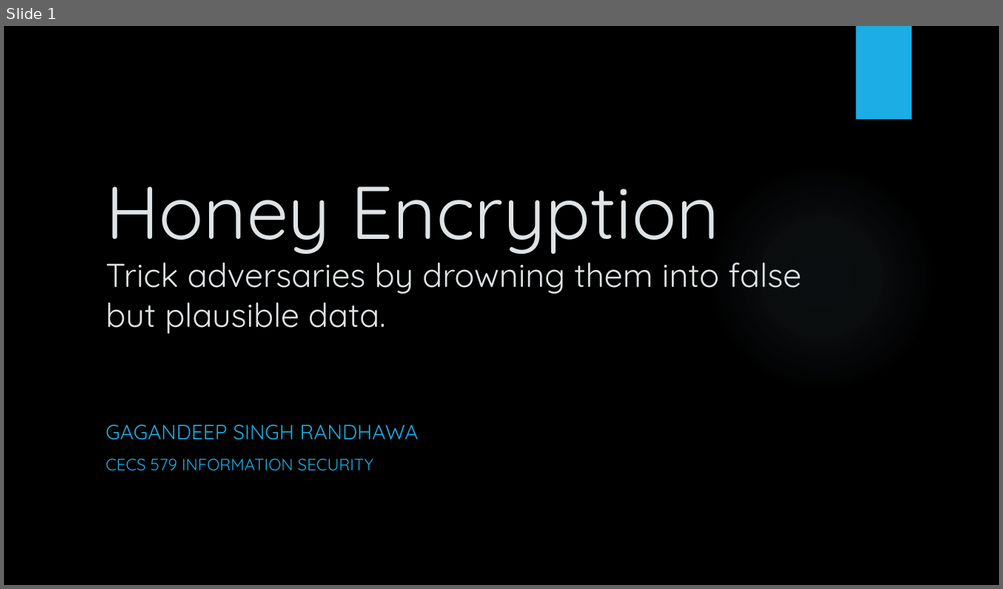
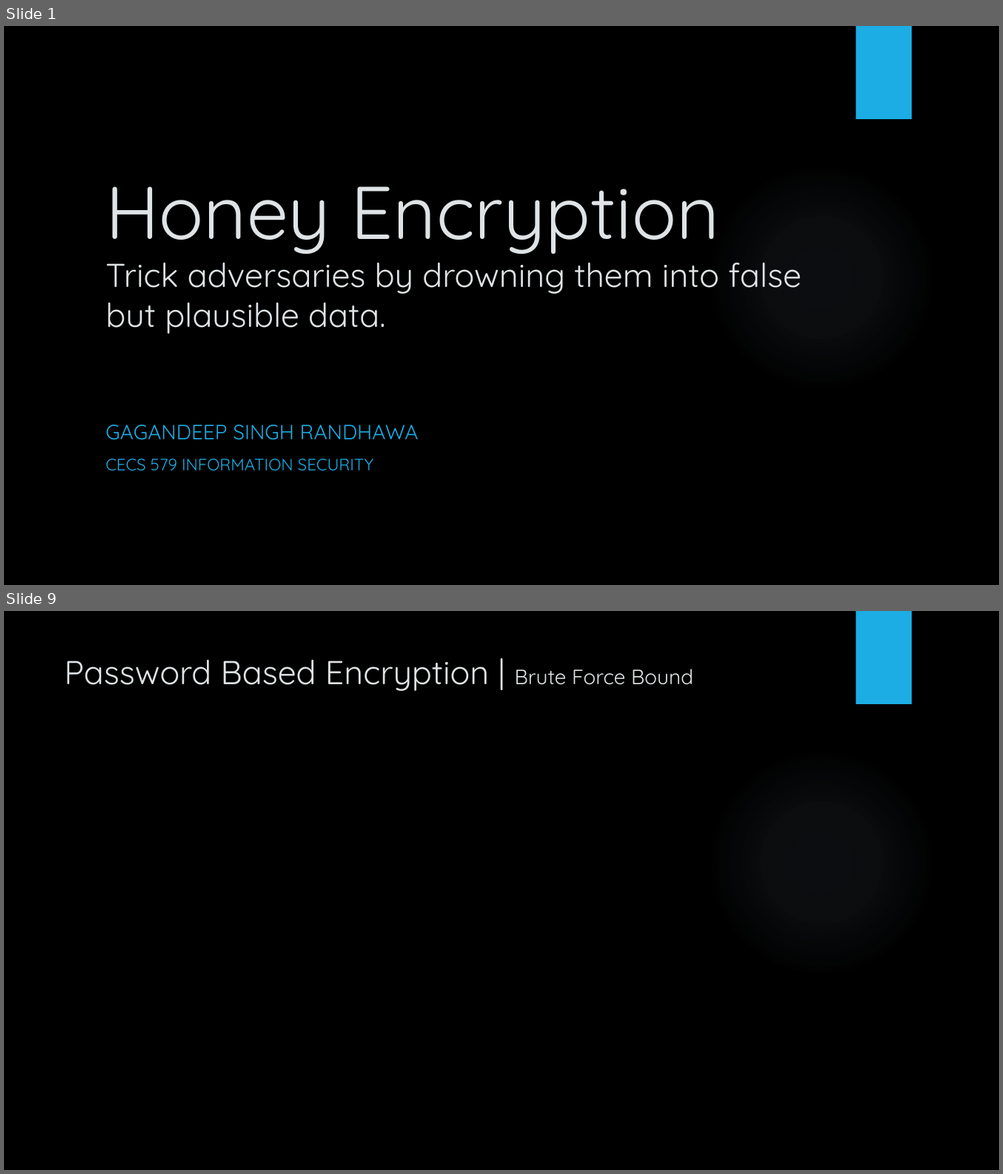
Before and after one commit to gagandeep7717/SecureCall, a slide deck: Presentations/Gagandeepsingh_Randhawa_Survey_Presentation.pptx. Shown one above the other, each under a label of ours: slide 1 before the commit, slides 1 and 9 after it; the slides between them are not shown. The pictures are 1003x589 and 1003x1174 pixels, drawn with LibreOffice and Linux fonts; fonts in the diff are those of the drawing; grey boxes stand for pictures; background and template pictures are left out. Boxes give left, top, right and bottom in pixels: in the first picture for what was removed or moved away, otherwise in the second. Text is boxed around its words. In the diff, an @@ line names an element or a change of style, - is before the commit and + after.

```diff
--- a/Presentations/Gagandeepsingh_Randhawa_Survey_Presentation.pptx
+++ b/Presentations/Gagandeepsingh_Randhawa_Survey_Presentation.pptx
@@ slide 9 added at (x1=4, y1=611, x2=999, y2=1170), background picture (left out); not listed: 2 template elements that a slide beside it also shows @@
@@ title added at (x1=64, y1=660, x2=693, y2=691), 32 pt, text #DFE3E5 @@
+Password Based Encryption | Brute Force Bound
```
Also in this commit, not shown: 23 other slides added.
